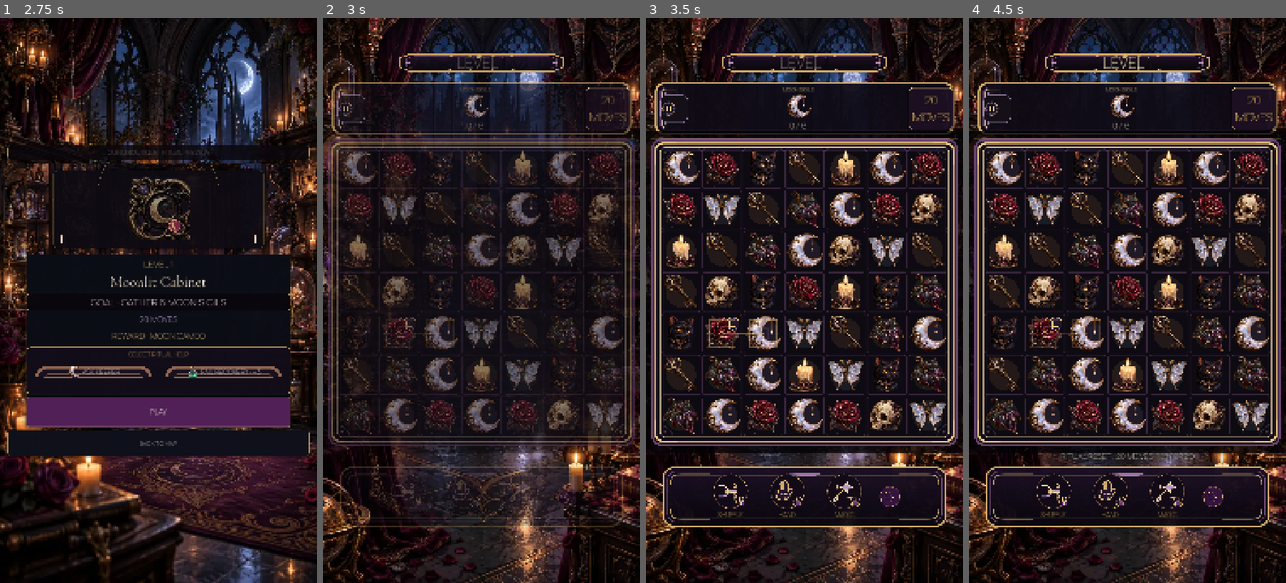
Above: before the commit, frames 1-4 (left to right).
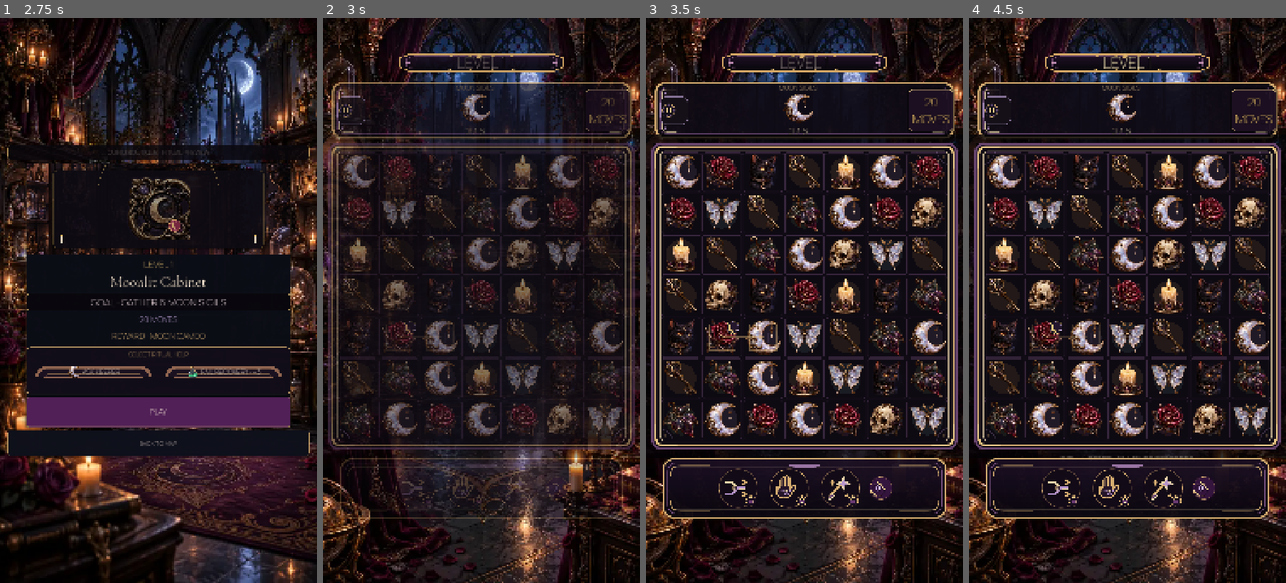
Above: after the commit, the same moments.

Repository: Jay-prodesign/akilta-match3
Game: Godot game, scene res://src/app/app_bootstrap.tscn
The game is run twice, just before and just after one commit, with the same random seed, the same clock (stepped at 60 frames per second) and the same inputs.
Inputs (mouse positions are in pixels of both pictures, inside the frame that each line leads up to):
- Up to frame 1 (2.75 s): click "ENTER THE HOUSE" at 0.5 s; click "PLAY LEVEL 1" at 1.25 s; click "1" at 2 s
- Up to frame 2 (3 s): click "PLAY" at 2.75 s
- Up to frame 3 (3.5 s): no input
- Up to frame 4 (4.5 s): click (997, 108) at 3.5 s; click "RESTART LEVEL" at 4.25 s

Frame 1 is identical in both runs. In frame 2, 16% of the frame differs, in the area x 1-100%, y 12-91%; in frame 3, 27%, in the area x 0-100%, y 12-91%; in frame 4, 27%.

Commit message:
Make gameplay objective and boosters art-first medallion composition

Diff:
--- a/src/ui/gameplay/gameplay_screen.tscn
+++ b/src/ui/gameplay/gameplay_screen.tscn
@@ -429,7 +429,7 @@
 size_flags_horizontal = 3
 
 [node name="ObjectiveSlot" type="VBoxContainer" parent="Layout/HUDPlate/HUD"]
-custom_minimum_size = Vector2(176, 158)
+custom_minimum_size = Vector2(250, 162)
 layout_mode = 2
 size_flags_vertical = 4
 theme_override_constants/separation = -3
@@ -442,13 +442,13 @@
 theme_override_colors/font_color = Color(0.92, 0.79, 0.62, 1)
 theme_override_colors/font_outline_color = Color(0.03, 0.02, 0.04, 0.94)
 theme_override_constants/outline_size = 3
-theme_override_font_sizes/font_size = 18
+theme_override_font_sizes/font_size = 22
 text = "MOON SIGILS"
 horizontal_alignment = 1
 vertical_alignment = 1
 
 [node name="ObjectiveIcon" type="TextureRect" parent="Layout/HUDPlate/HUD/ObjectiveSlot"]
-custom_minimum_size = Vector2(94, 94)
+custom_minimum_size = Vector2(114, 114)
 layout_mode = 2
 size_flags_horizontal = 4
 mouse_filter = 2
@@ -461,7 +461,7 @@
 theme_override_colors/font_color = Color(1, 0.94, 0.82, 1)
 theme_override_colors/font_outline_color = Color(0.03, 0.02, 0.04, 0.96)
 theme_override_constants/outline_size = 5
-theme_override_font_sizes/font_size = 30
+theme_override_font_sizes/font_size = 34
 text = "0 / 6"
 horizontal_alignment = 1
 vertical_alignment = 1
@@ -570,9 +570,9 @@
 [node name="BoosterTray" type="PanelContainer" parent="."]
 layout_mode = 1
 anchor_left = 0.045
-anchor_top = 0.79
+anchor_top = 0.775
 anchor_right = 0.955
-anchor_bottom = 0.79
+anchor_bottom = 0.775
 offset_top = 0.0
 offset_bottom = 220.0
 grow_horizontal = 2
@@ -581,7 +581,7 @@
 
 [node name="BoosterActions" type="HBoxContainer" parent="BoosterTray"]
 layout_mode = 2
-theme_override_constants/separation = 38
+theme_override_constants/separation = 26
 alignment = 1
 
 [node name="HintSlot" type="VBoxContainer" parent="BoosterTray/BoosterActions"]
@@ -618,14 +618,14 @@
 vertical_alignment = 1
 
 [node name="SealedSlotA" type="VBoxContainer" parent="BoosterTray/BoosterActions"]
-custom_minimum_size = Vector2(156, 166)
+custom_minimum_size = Vector2(148, 154)
 layout_mode = 2
 size_flags_vertical = 4
 theme_override_constants/separation = 4
 alignment = 1
 
 [node name="SealedBoostA" type="Button" parent="BoosterTray/BoosterActions/SealedSlotA"]
-custom_minimum_size = Vector2(118, 118)
+custom_minimum_size = Vector2(132, 132)
 layout_mode = 2
 size_flags_horizontal = 4
 disabled = true
@@ -636,7 +636,7 @@
 theme_override_styles/disabled = SubResource("BoosterSealedStyle")
 text = "SHUFFLE"
 expand_icon = true
-theme_override_constants/icon_max_width = 94
+theme_override_constants/icon_max_width = 108
 tooltip_text = "Shuffle booster · sealed until its gameplay entitlement is implemented"
 
 [node name="SealBadge" type="TextureRect" parent="BoosterTray/BoosterActions/SealedSlotA/SealedBoostA"]
@@ -654,7 +654,8 @@
 stretch_mode = 5
 
 [node name="Label" type="Label" parent="BoosterTray/BoosterActions/SealedSlotA"]
-custom_minimum_size = Vector2(0, 32)
+visible = false
+custom_minimum_size = Vector2(0, 20)
 layout_mode = 2
 theme_override_colors/font_color = Color(0.965, 0.87, 0.69, 1)
 theme_override_colors/font_outline_color = Color(0.02, 0.014, 0.028, 0.98)
@@ -665,14 +666,14 @@
 vertical_alignment = 1
 
 [node name="SealedSlotB" type="VBoxContainer" parent="BoosterTray/BoosterActions"]
-custom_minimum_size = Vector2(156, 166)
+custom_minimum_size = Vector2(148, 154)
 layout_mode = 2
 size_flags_vertical = 4
 theme_override_constants/separation = 4
 alignment = 1
 
 [node name="SealedBoostB" type="Button" parent="BoosterTray/BoosterActions/SealedSlotB"]
-custom_minimum_size = Vector2(118, 118)
+custom_minimum_size = Vector2(132, 132)
 layout_mode = 2
 size_flags_horizontal = 4
 disabled = true
@@ -683,7 +684,7 @@
 theme_override_styles/disabled = SubResource("BoosterSealedStyle")
 text = "HAND"
 expand_icon = true
-theme_override_constants/icon_max_width = 94
+theme_override_constants/icon_max_width = 108
 tooltip_text = "Hand booster · sealed until its gameplay entitlement is implemented"
 
 [node name="SealBadge" type="TextureRect" parent="BoosterTray/BoosterActions/SealedSlotB/SealedBoostB"]
@@ -701,7 +702,8 @@
 stretch_mode = 5
 
 [node name="Label" type="Label" parent="BoosterTray/BoosterActions/SealedSlotB"]
-custom_minimum_size = Vector2(0, 32)
+visible = false
+custom_minimum_size = Vector2(0, 20)
 layout_mode = 2
 theme_override_colors/font_color = Color(0.965, 0.87, 0.69, 1)
 theme_override_colors/font_outline_color = Color(0.02, 0.014, 0.028, 0.98)
@@ -712,14 +714,14 @@
 vertical_alignment = 1
 
 [node name="SealedSlotC" type="VBoxContainer" parent="BoosterTray/BoosterActions"]
-custom_minimum_size = Vector2(156, 166)
+custom_minimum_size = Vector2(148, 154)
 layout_mode = 2
 size_flags_vertical = 4
 theme_override_constants/separation = 4
 alignment = 1
 
 [node name="SealedBoostC" type="Button" parent="BoosterTray/BoosterActions/SealedSlotC"]
-custom_minimum_size = Vector2(118, 118)
+custom_minimum_size = Vector2(132, 132)
 layout_mode = 2
 size_flags_horizontal = 4
 disabled = true
@@ -730,7 +732,7 @@
 theme_override_styles/disabled = SubResource("BoosterSealedStyle")
 text = "MAGIC"
 expand_icon = true
-theme_override_constants/icon_max_width = 94
+theme_override_constants/icon_max_width = 108
 tooltip_text = "Magic booster · sealed until its gameplay entitlement is implemented"
 
 [node name="SealBadge" type="TextureRect" parent="BoosterTray/BoosterActions/SealedSlotC/SealedBoostC"]
@@ -748,7 +750,8 @@
 stretch_mode = 5
 
 [node name="Label" type="Label" parent="BoosterTray/BoosterActions/SealedSlotC"]
-custom_minimum_size = Vector2(0, 32)
+visible = false
+custom_minimum_size = Vector2(0, 20)
 layout_mode = 2
 theme_override_colors/font_color = Color(0.965, 0.87, 0.69, 1)
 theme_override_colors/font_outline_color = Color(0.02, 0.014, 0.028, 0.98)
@@ -766,7 +769,7 @@
 alignment = 1
 
 [node name="SettingsShortcut" type="Button" parent="BoosterTray/BoosterActions/SettingsSlot"]
-custom_minimum_size = Vector2(70, 70)
+custom_minimum_size = Vector2(78, 78)
 layout_mode = 2
 size_flags_horizontal = 4
 theme_override_colors/font_color = Color(1, 1, 1, 0)
@@ -776,7 +779,7 @@
 theme_override_styles/pressed = SubResource("BoosterButtonStyle")
 text = "SETTINGS"
 expand_icon = true
-theme_override_constants/icon_max_width = 46
+theme_override_constants/icon_max_width = 52
 tooltip_text = "Audio and accessibility settings"
 
 [node name="Label" type="Label" parent="BoosterTray/BoosterActions/SettingsSlot"]
@@ -858,7 +861,7 @@
 
 [node name="Detail" type="Label" parent="PauseOverlay/Card/Content"]
 layout_mode = 2
-theme_override_colors/font_color = Color(0.91, 0.84, 0.88, 1)
+theme_override_colors/font_color = Color(0.97, 0.90, 0.92, 1)
 theme_override_colors/font_outline_color = Color(0.02, 0.015, 0.025, 0.90)
 theme_override_constants/outline_size = 3
 theme_override_font_sizes/font_size = 23
